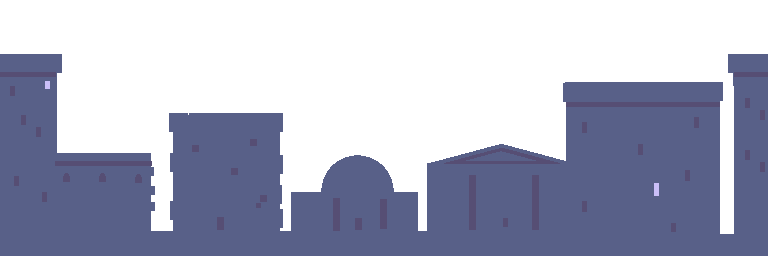
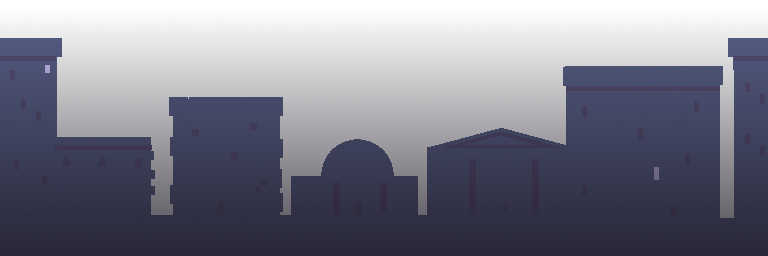
Revision of a layered 768 × 256 image; what changed, layer by layer:
painted on "fg" over left=0, top=12, right=768, bottom=256
